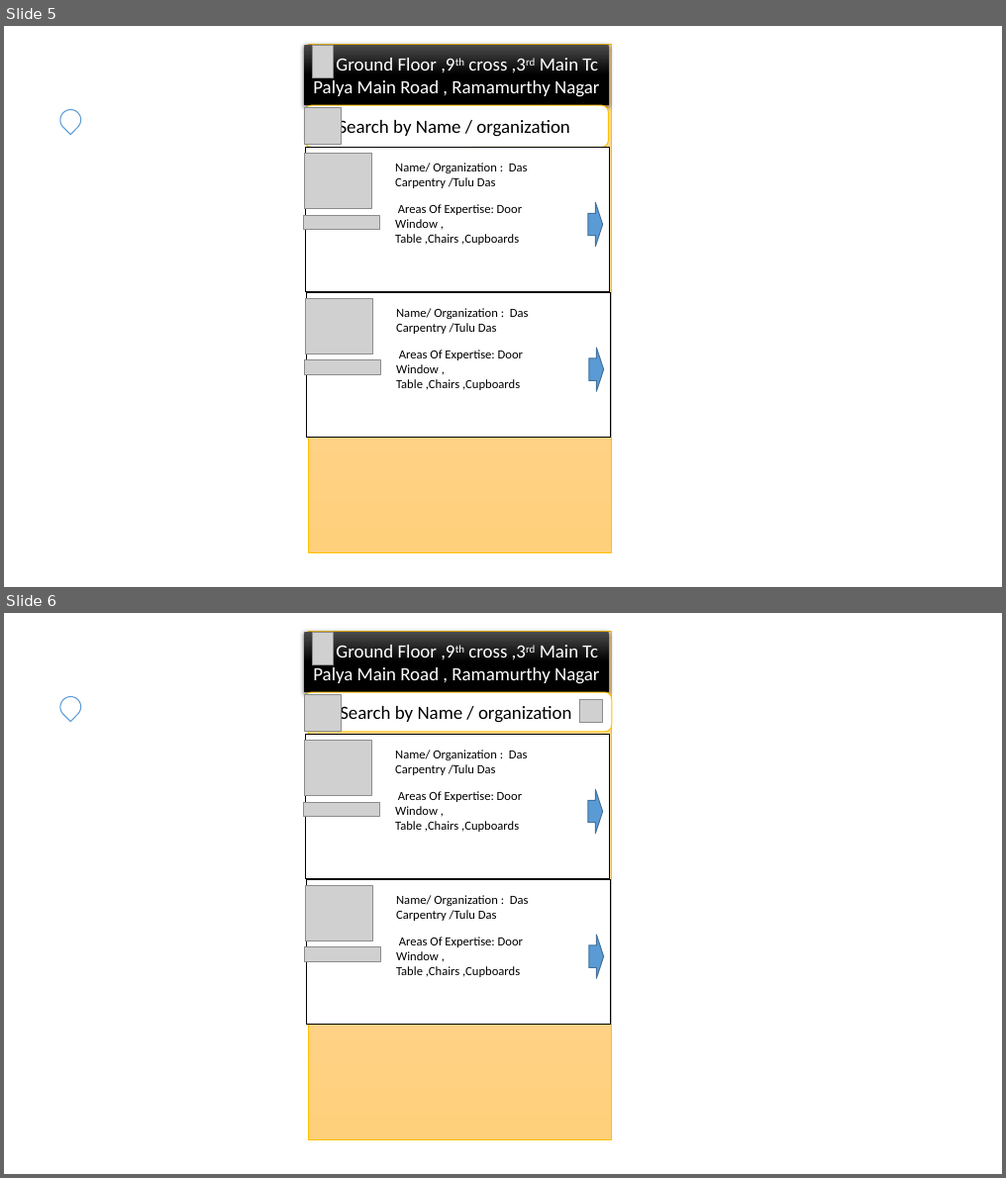
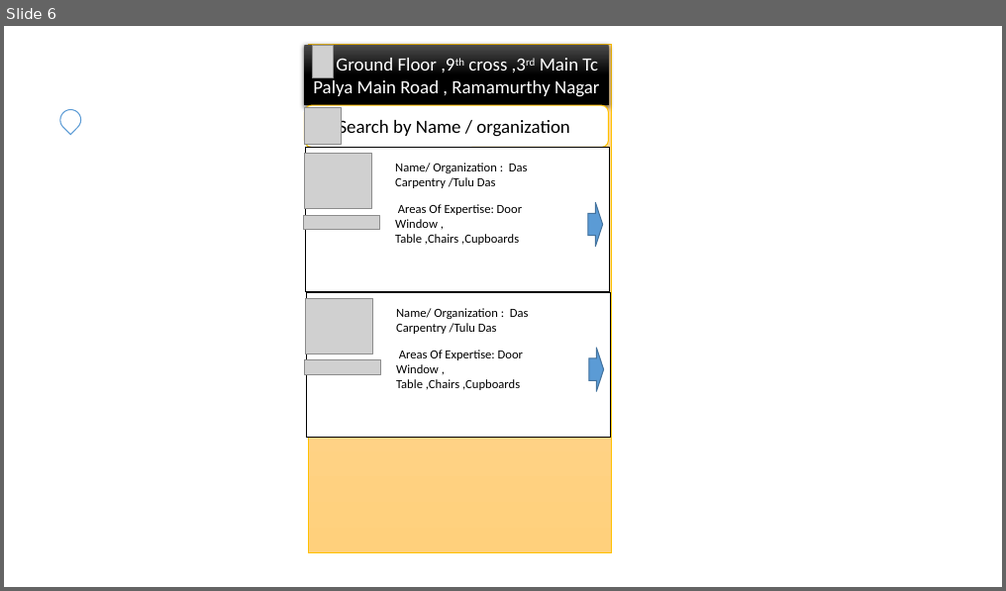
Before and after one commit to p1i2n3t4u5/documents, a slide deck: android/design idea.pptx. Shown one above the other, each under a label of ours: slides 5 and 6 before the commit, slide 6 after it. The pictures are 1006x1178 and 1006x591 pixels, drawn with LibreOffice and Linux fonts; fonts in the diff are those of the drawing; grey boxes stand for pictures. Boxes give left, top, right and bottom in pixels: in the first picture for what was removed or moved away, otherwise in the second. Text is boxed around its words. In the diff, an @@ line names an element or a change of style, - is before the commit and + after.

```diff
--- a/android/design idea.pptx
+++ b/android/design idea.pptx
@@ slide 6 removed at box(4, 613, 1002, 1174), background #FFFFFF @@
@@ rectangle removed at box(305, 632, 609, 692) @@
-Ground Floor ,9th cross ,3rd Main Tc Palya Main Road , Ramamurthy Nagar
@@ rectangle removed at box(308, 631, 612, 1140) @@
@@ picture removed at box(313, 632, 333, 664) @@
@@ teardrop removed at box(56, 692, 85, 722) @@
@@ picture removed at box(304, 695, 341, 732) @@
@@ rounded rectangle removed at box(305, 692, 612, 732) @@
-Search by Name / organization
@@ picture removed at box(580, 699, 603, 722) @@
@@ group removed at box(303, 735, 610, 879): 2 pictures, 2 texts, 1 rectangle, 1 right arrow @@
-Name/ Organization : Das Carpentry /Tulu Das
-Areas Of Expertise: Door Window , Table ,Chairs ,Cupboards
@@ group removed at box(305, 879, 611, 1025): 2 pictures, 2 texts, 1 rectangle, 1 right arrow @@
-Name/ Organization : Das Carpentry /Tulu Das
-Areas Of Expertise: Door Window , Table ,Chairs ,Cupboards
@@ what was slide 5 is now slide 6 @@
```
Also in this commit, not shown: 1 slide changed, 1 slide added.
